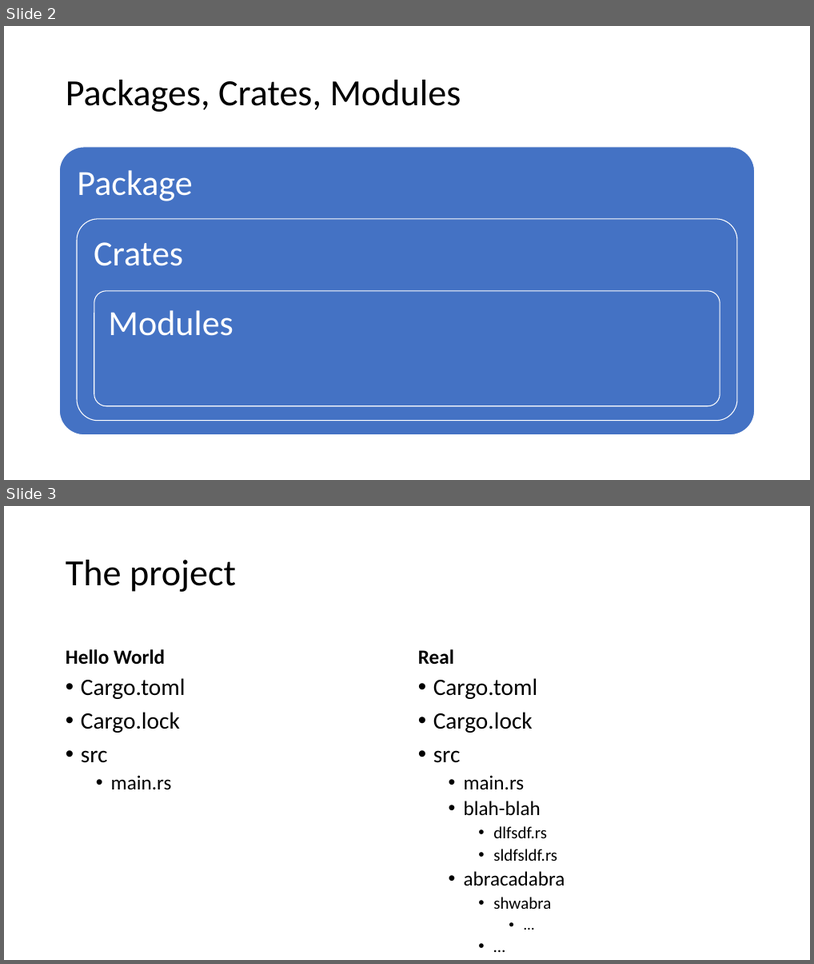
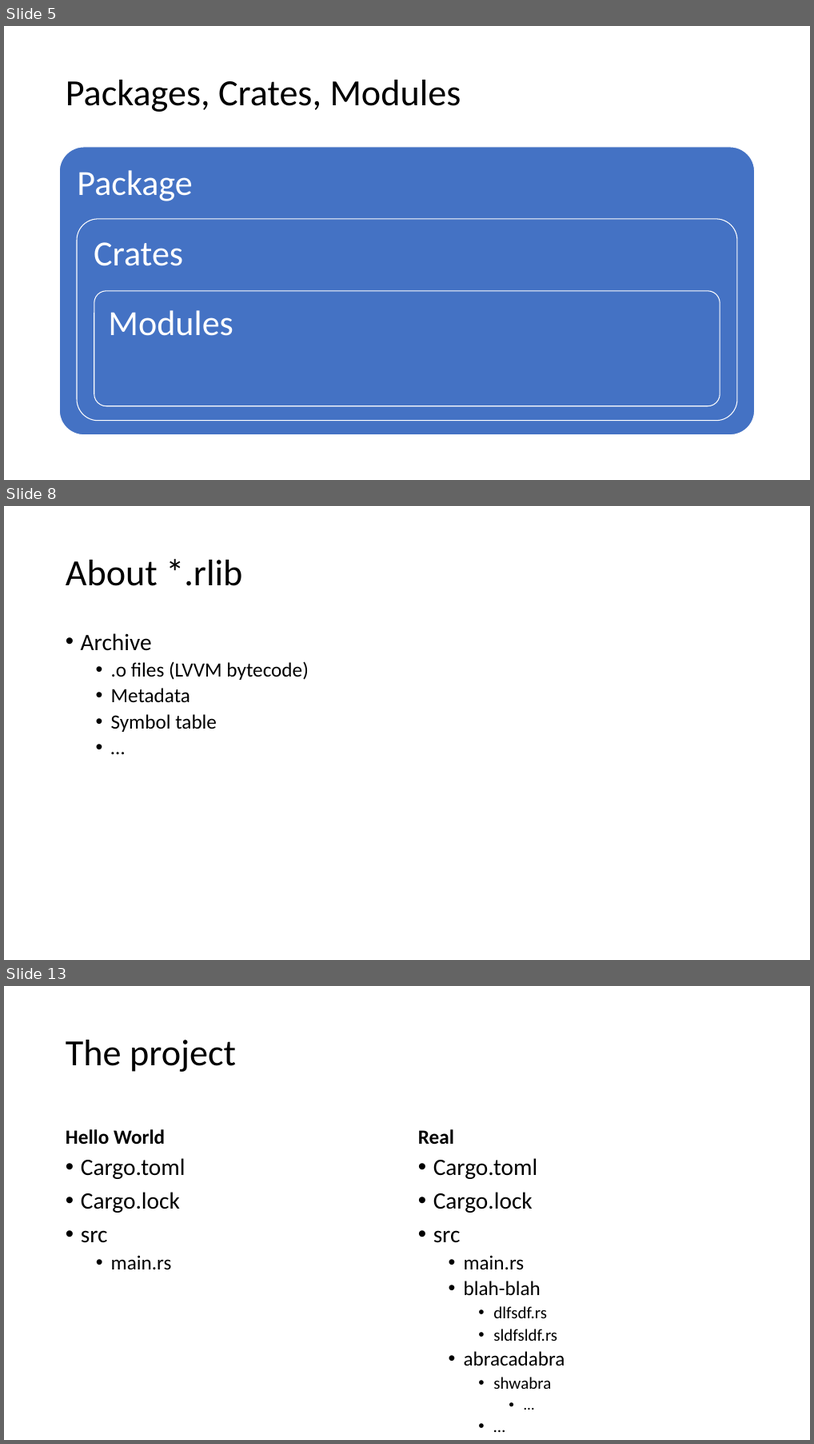
Before and after one commit to kugushev/course-rust-basics, a slide deck: src/07-Modules/07-Modules.pptx. Shown one above the other, each under a label of ours: slides 2 and 3 before the commit, slides 5, 8 and 13 after it; the slides between them are not shown. The pictures are 814x964 and 814x1444 pixels, drawn with LibreOffice and Linux fonts; fonts in the diff are those of the drawing. Boxes give left, top, right and bottom in pixels: in the first picture for what was removed or moved away, otherwise in the second. Text is boxed around its words. In the diff, an @@ line names an element or a change of style, - is before the commit and + after.

```diff
--- a/src/07-Modules/07-Modules.pptx
+++ b/src/07-Modules/07-Modules.pptx
@@ slide 8 added at [4, 506, 810, 960], background #FFFFFF @@
@@ title added at [66, 559, 242, 586], 44 pt, text #000000 @@
+About *.rlib
@@ text added at [81, 633, 309, 732], 24 pt, text #000000 @@
+• Archive
+  • .o files (LVVM bytecode)
+  • Metadata
+  • Symbol table
+  • …
@@ what was slide 2 is now slide 5 @@
@@ what was slide 3 is now slide 13 @@
```
Also in this commit, not shown: 10 other slides added.
